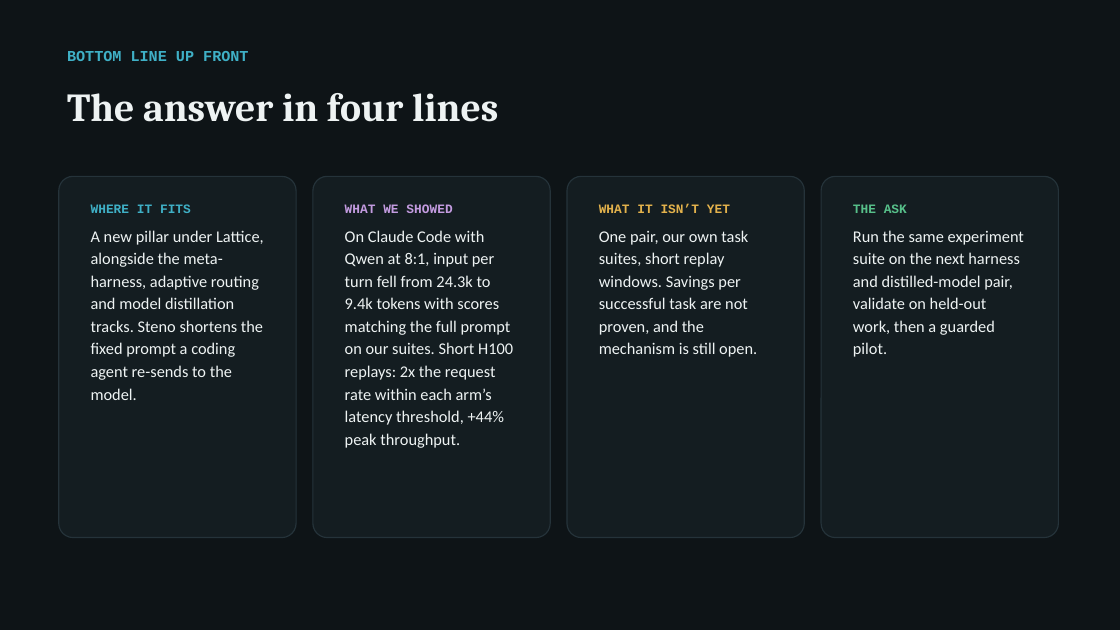
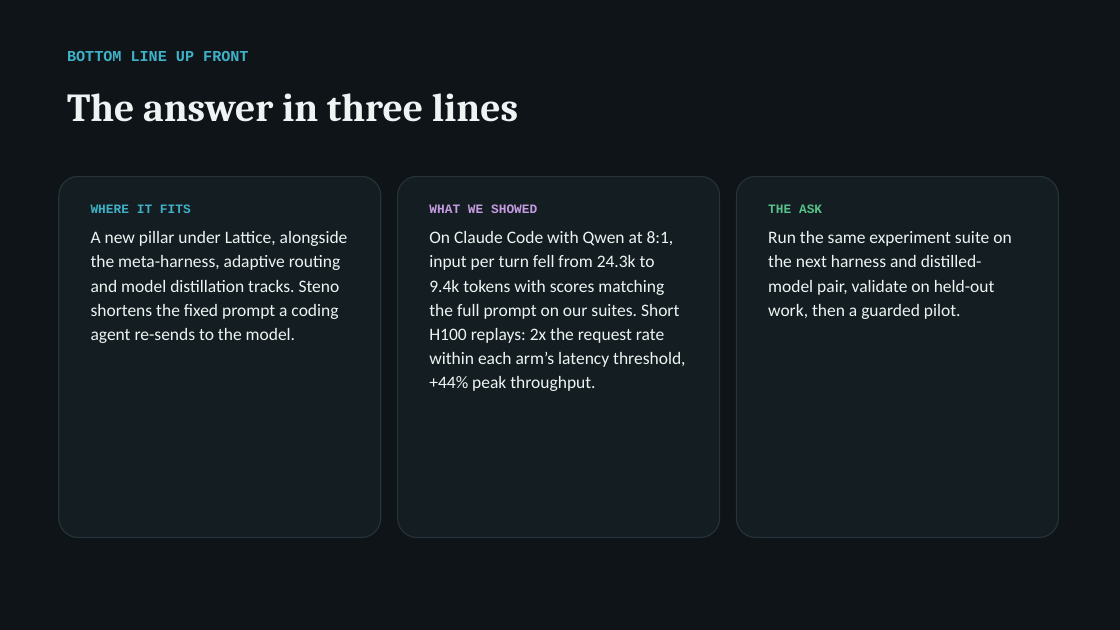
Before and after one commit to arunmenon/gisting-coding-agent, a slide deck: slide 2 of Gisting-CTO-deck.pptx. Drawn at 1120x630 pixels with LibreOffice and Linux fonts; fonts in the diff are those of the drawing. Boxes give left, top, right and bottom in pixels: in the first picture for what was removed or moved away, otherwise in the second. Text is boxed around its words. In the diff, an @@ line names an element or a change of style, - is before the commit and + after.

```diff
--- a/Gisting-CTO-deck.pptx
+++ b/Gisting-CTO-deck.pptx
@@ text at bbox=[67, 93, 518, 122]: text changed @@
-The answer in four lines
+The answer in three lines
@@ rounded rectangle: place and size @@
-rounded rectangle at bbox=[59, 176, 297, 538]
+rounded rectangle at bbox=[59, 176, 381, 538]
@@ rounded rectangle: place and size @@
-rounded rectangle at bbox=[313, 176, 551, 538]
+rounded rectangle at bbox=[397, 176, 719, 538]
@@ rounded rectangle: place and size @@
-rounded rectangle at bbox=[567, 176, 805, 538]
+rounded rectangle at bbox=[737, 176, 1059, 538]
@@ rounded rectangle removed at bbox=[822, 176, 1060, 538] @@
@@ text "WHAT WE SHOWED": place and size @@
-text "WHAT WE SHOWED" at bbox=[345, 204, 513, 448]
+text "WHAT WE SHOWED" at bbox=[429, 204, 685, 391]
@@ text removed at bbox=[599, 204, 757, 357] @@
-WHAT IT ISN’T YET
-One pair, our own task suites, short replay windows. Savings per successful task are not proven, and the mechanism is still open.
@@ text "THE ASK": place and size @@
-text "THE ASK" at bbox=[853, 204, 1024, 357]
+text "THE ASK" at bbox=[768, 204, 1011, 319]
@@ text at bbox=[91, 231, 348, 343]: size 14 to 15 pt @@
@@ text at bbox=[429, 231, 685, 391]: size 14 to 15 pt @@
@@ text at bbox=[768, 231, 1011, 319]: size 14 to 15 pt @@
```
Also in this commit, not shown: 4 other slides changed, 5 other files.
